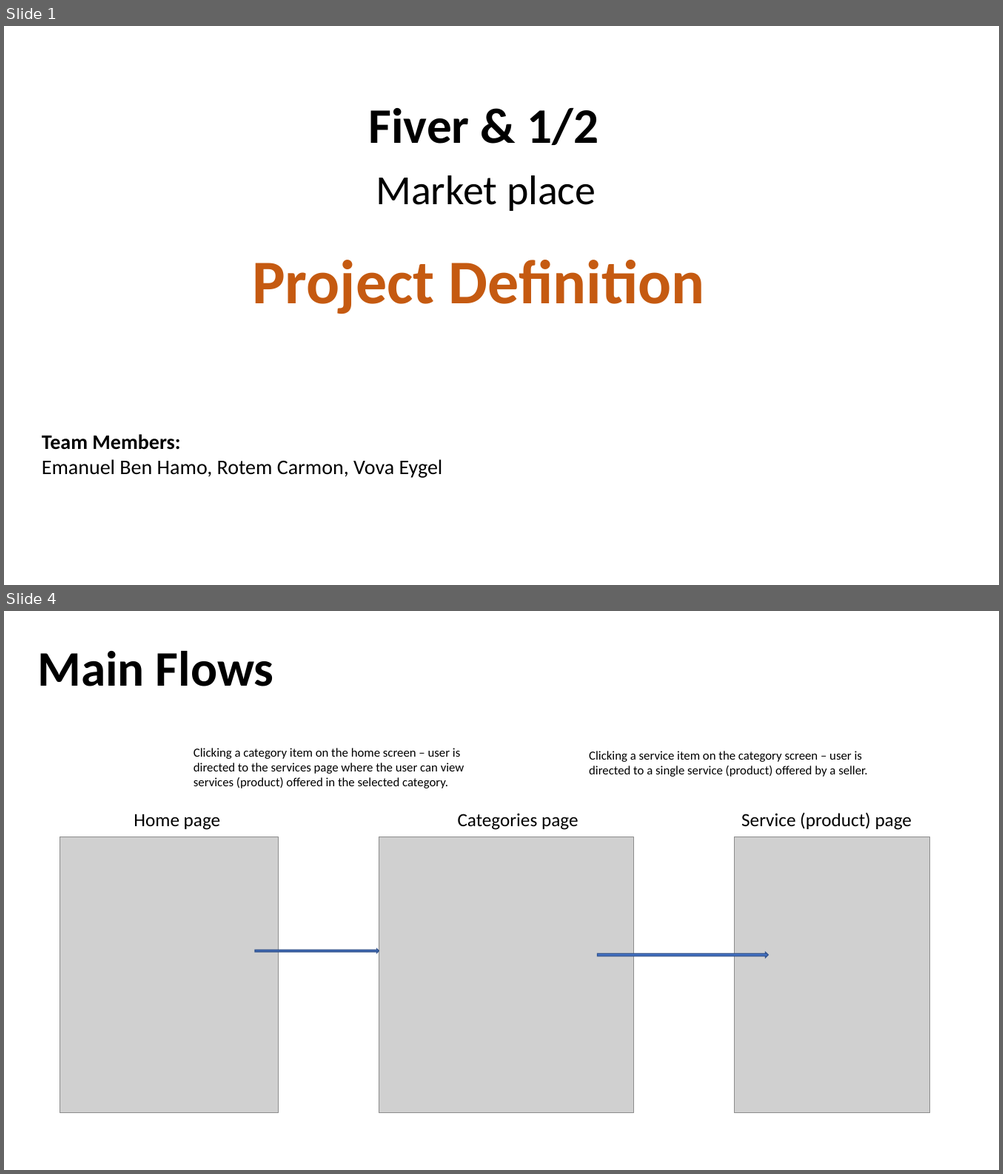
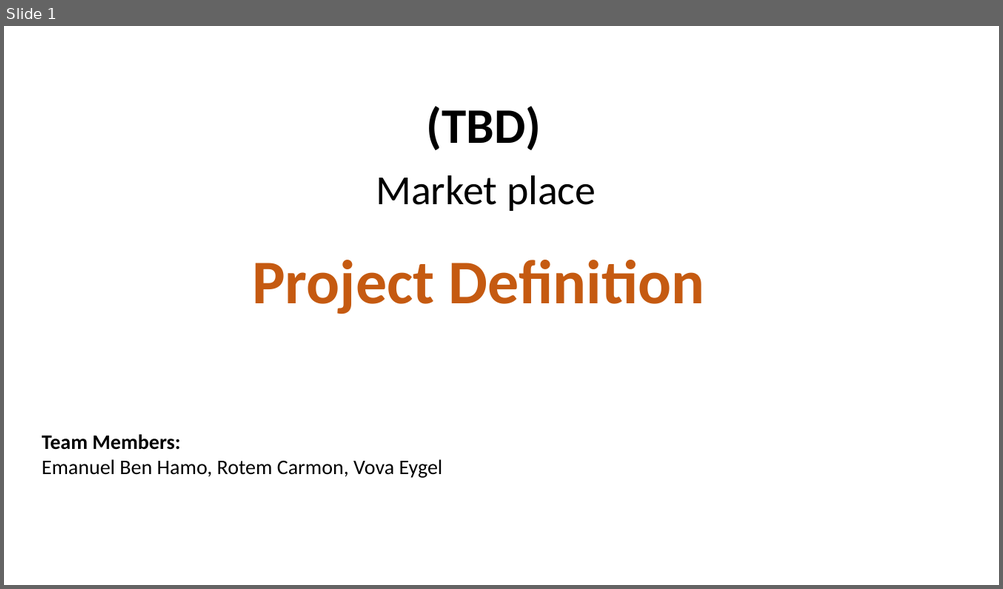
Before and after one commit to EmanuelBenHamo/Fiver-Final-Sprint, a slide deck: Product Definition Document Sample - Vybing - v1.5.pptx. Shown one above the other, each under a label of ours: slides 1 and 4 before the commit, slide 1 after it; the slides between them are not shown. The pictures are 1003x1174 and 1003x589 pixels, drawn with LibreOffice and Linux fonts; fonts in the diff are those of the drawing; grey boxes stand for pictures. Boxes give left, top, right and bottom in pixels: in the first picture for what was removed or moved away, otherwise in the second. Text is boxed around its words. In the diff, an @@ line names an element or a change of style, - is before the commit and + after.

```diff
--- a/Product Definition Document Sample - Vybing - v1.5.pptx
+++ b/Product Definition Document Sample - Vybing - v1.5.pptx
@@ slide 4 removed at box(4, 611, 999, 1170), background #FFFFFF @@
@@ text removed at box(37, 651, 274, 686) @@
-Main Flows
@@ text removed at box(193, 748, 464, 789) @@
-Clicking a category item on the home screen – user is directed to the services page where the user can view services (product) offered in the selected category.
@@ text removed at box(589, 751, 867, 777) @@
-Clicking a service item on the category screen – user is directed to a single service (product) offered by a seller.
@@ text removed at box(134, 814, 220, 830) @@
-Home page
@@ text removed at box(458, 813, 578, 830) @@
-Categories page
@@ text removed at box(741, 812, 911, 830) @@
-Service (product) page
@@ picture removed at box(60, 837, 279, 1113) @@
@@ picture removed at box(378, 837, 633, 1113) @@
@@ picture removed at box(734, 837, 930, 1113) @@
@@ right arrow removed at box(255, 950, 378, 954) @@
@@ right arrow removed at box(597, 953, 768, 958) @@
@@ slide 1 changed as well @@
@@ text at box(427, 106, 541, 150): text changed @@
-Fiver & 1/2
+(TBD)
```
Also in this commit, not shown: 2 other slides changed, 17 slides added, 7 other slides removed.
